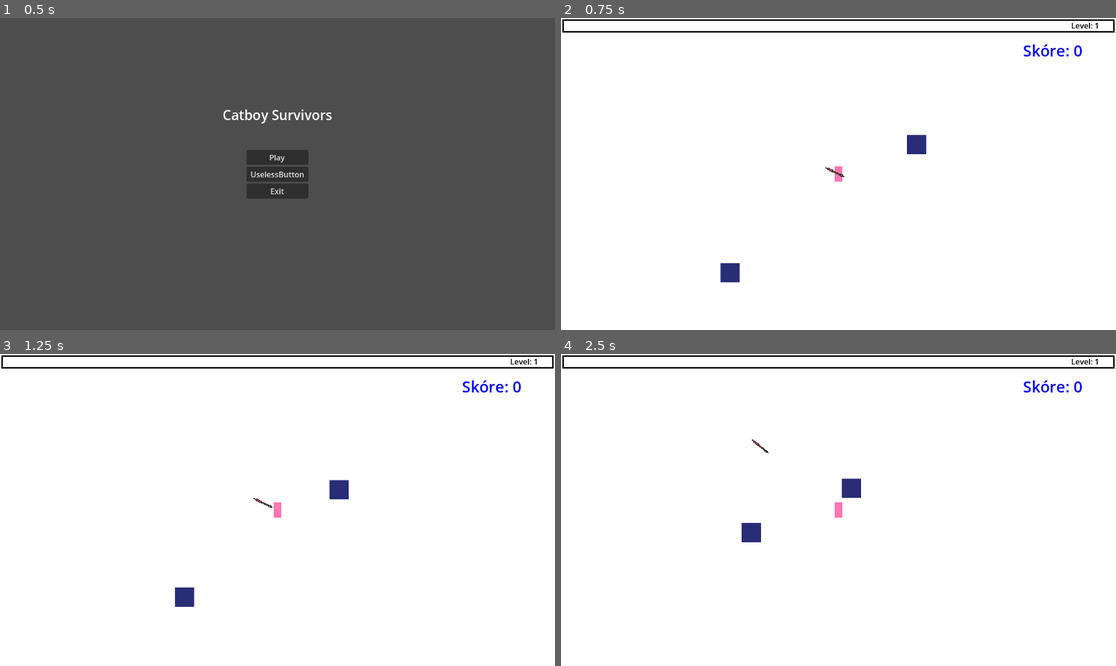
Above: before the commit, frames 1-4 (two rows, left to right).
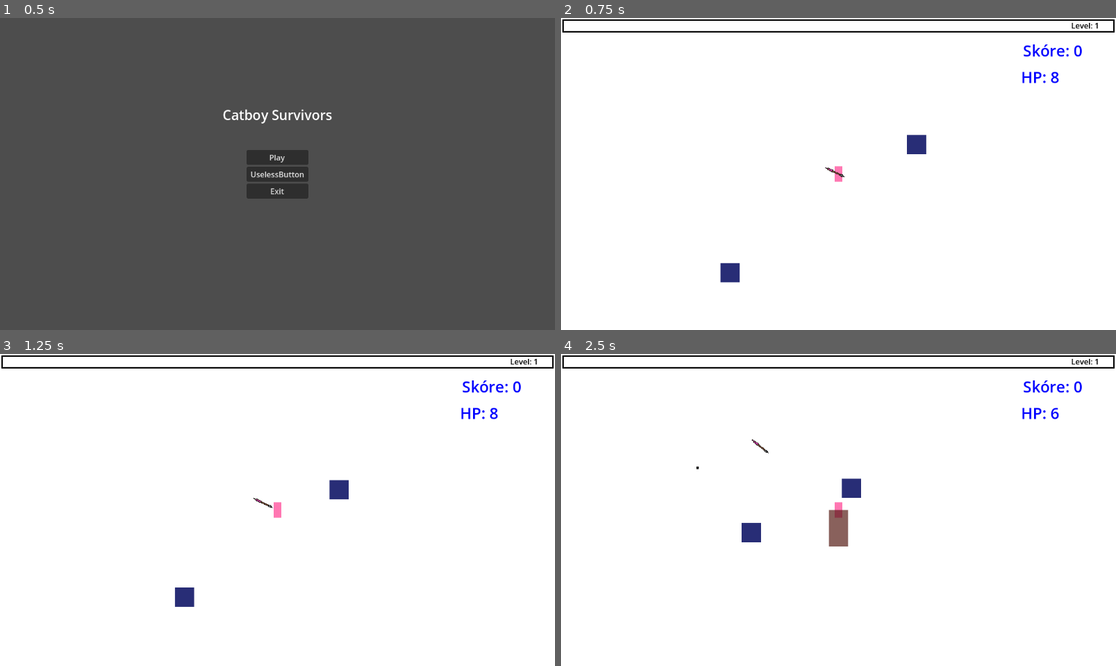
Above: after the commit, the same moments.

Repository: TaroAsukai/Catboy-Survivors
Game: Godot game, scene res://MainScene/MainMenu/menu.tscn
Same seed, same stepped clock (60 frames per second), same inputs: the game is played once before the commit and once after it.
Inputs:
- Up to frame 1 (0.5 s): no input
- Up to frame 2 (0.75 s): click "Play" at 0.5 s
- Up to frame 3 (1.25 s): no input
- Up to frame 4 (2.5 s): hold D (moveRight) 1.28-2.03 s; hold S (moveDown) from 2.03 s (still down)

Frame 1 is identical in both runs. In frame 2, 0.1% of the frame differs, in the area x 83-90%, y 17-21%; in frame 3, 0.1%; in frame 4, 0.5%, in the area x 24-90%, y 17-62%.

Commit message:
fixed

Diff:
--- a/Enemy/Enemy.gd
+++ b/Enemy/Enemy.gd
@@ -3,6 +3,7 @@
 var speed = 80
 var HP = 3
 var player = null
+var can_hit = false
 
 var expCrystal = preload("res://Experience/Experience.tscn")
 @export var exp = 1
@@ -11,6 +12,15 @@
 	player = get_node("../Player")
 	self.add_to_group("Enemies")
 
+	var timer = Timer.new()
+
+	timer.wait_time = 1  # Interval ve vteřinách
+	timer.autostart = true
+	timer.one_shot = false
+	timer.connect("timeout", enable_hit)
+
+	self.add_child(timer)
+
 func _physics_process(delta):
 	var collission = false
 	if player != null:
@@ -18,7 +28,15 @@
 		velocity = direction * speed
 		move_and_slide()
 		for i in get_slide_collision_count():
-			var collision = get_slide_collision(i)
+			collission = get_slide_collision(i).get_collider()
+			if collission:
+				if collission.is_in_group("player") and can_hit:
+					collission.update_HP(2)  # Předpokládáme, že hráč má funkci get_hit
+					can_hit = false  # Zabrání opakovaným zásahům
+
+
+func enable_hit():
+	can_hit = true
 
 
 func get_hit(dmg):
--- a/Player/Player.tscn
+++ b/Player/Player.tscn
@@ -60,6 +60,10 @@
 
 [sub_resource type="CircleShape2D" id="CircleShape2D_rouqy"]
 radius = 262.002
+
+[sub_resource type="LabelSettings" id="LabelSettings_qcmxm"]
+font_size = 32
+font_color = Color(0, 0, 1, 1)
 
 [node name="Player" type="CharacterBody2D" groups=["player"]]
 collision_mask = 13
@@ -143,6 +147,14 @@
 [node name="ArrowBase" type="Node2D" parent="Attack"]
 unique_name_in_owner = true
 
+[node name="HPLabel" type="Label" parent="."]
+offset_left = 379.0
+offset_top = -224.0
+offset_right = 432.0
+offset_bottom = -179.0
+text = "HP:"
+label_settings = SubResource("LabelSettings_qcmxm")
+
 [connection signal="area_entered" from="CollectArea" to="." method="_on_collect_area_area_entered"]
 [connection signal="area_entered" from="GrabArea" to="." method="_on_grab_area_area_entered"]
 [connection signal="body_entered" from="MagicBall2Range" to="." method="_on_magic_ball_2_range_body_entered"]
--- a/Scripts/Player.gd
+++ b/Scripts/Player.gd
@@ -8,6 +8,7 @@
 var arrow = preload("res://Player/Attack/YonduArrow/yondu_arrow.tscn")
 var score = 0  # Skóre hráče
 var speed = 200
+var HP = 8
 
 #SPELLs
 @onready var MagicBall2Timer = get_node("%MagicBall2Timer")
@@ -47,12 +48,15 @@
 	timer_melee.one_shot = false
 	timer_melee.connect("timeout", on_Timer_timeout_Melee)
 
-	#add_child(timer)
-	#add_child(timer_melee)
+	add_child(timer)
+	add_child(timer_melee)
+
+	self.add_to_group("player")
 
 	attack()
 
 	update_score(0)
+	update_HP(0)
 
 
 func _physics_process(_delta):
@@ -176,3 +180,7 @@
 		arrowSpawn.global_position = global_position
 		ArrowBase.add_child(arrowSpawn)
 		arrowSpawns -= 1
+
+func update_HP(dmg):
+	HP -= dmg
+	$HPLabel.text = "HP: " + str(HP)
Not shown: 1 places in Player/Player.tscn that only renumber resources
